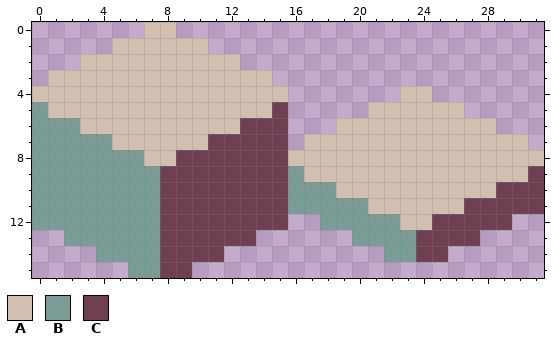
File history of a pixel-art file, src/assets/art/tileset.aseprite. Above: the version before the commit.
32x16 pixels, 1 frame.
Palette (. is transparent): A #d1bfb0  B #7a9c96  C #713f52
Pixels before, first column x 0:
 0 .......AA.......................
 1 .....AAAAAA.....................
 2 ...AAAAAAAAAA...................
 3 .AAAAAAAAAAAAAA.................
 4 AAAAAAAAAAAAAAAA.......AA.......
 5 BAAAAAAAAAAAAAAC.....AAAAAA.....
 6 BBBAAAAAAAAAACCC...AAAAAAAAAA...
 7 BBBBBAAAAAACCCCC.AAAAAAAAAAAAAA.
 8 BBBBBBBAACCCCCCCAAAAAAAAAAAAAAAA
 9 BBBBBBBBCCCCCCCCBAAAAAAAAAAAAAAC
10 BBBBBBBBCCCCCCCCBBBAAAAAAAAAACCC
11 BBBBBBBBCCCCCCCCBBBBBAAAAAACCCCC
12 BBBBBBBBCCCCCCCC..BBBBBAACCCCC..
13 ..BBBBBBCCCCCC......BBBBCCCC....
14 ....BBBBCCCC..........BBCC......
15 ......BBCC......................
Now the later version:
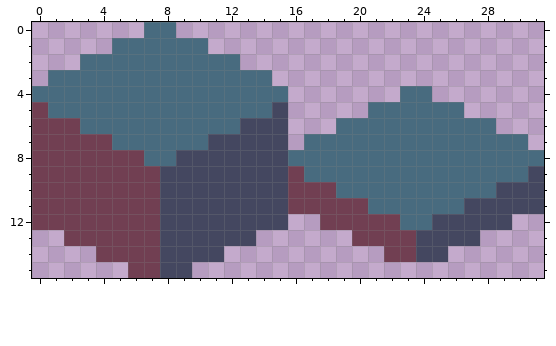
From old to new:
colour A: #d1bfb0 -> #486b7f
colour B: #7a9c96 -> #713f52
colour C: #713f52 -> #444760
Changed places in both pictures, as pixel boxes (x1, y1, x2, y2):
changed: (32, 22, 544, 278)
